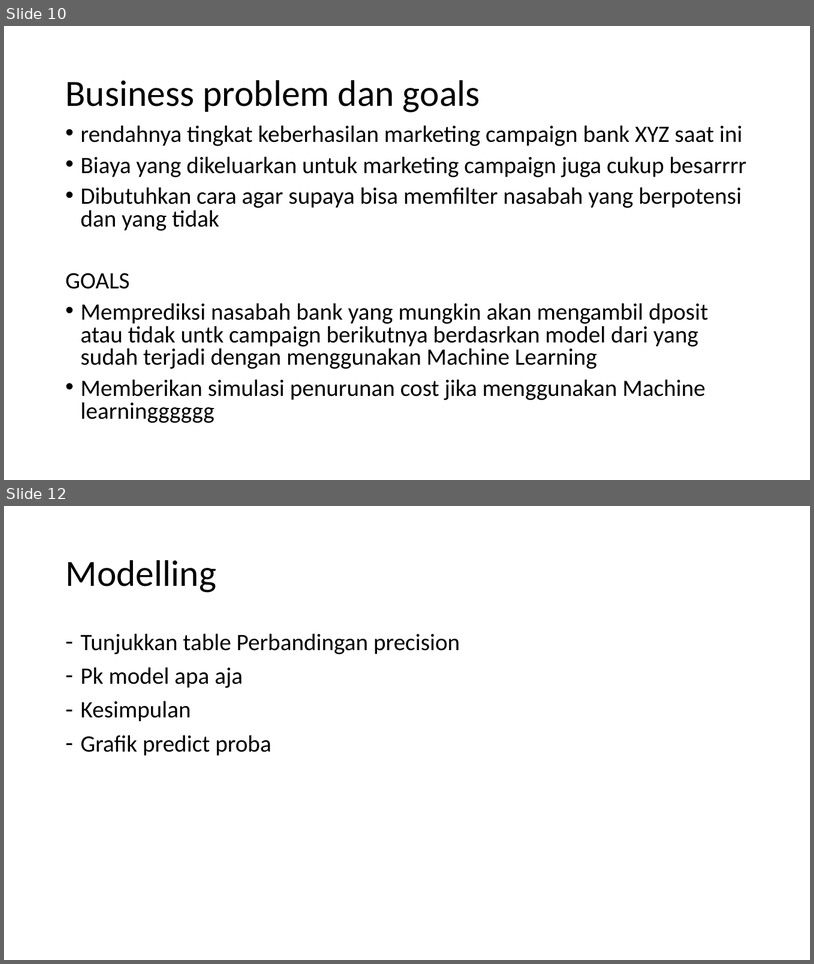
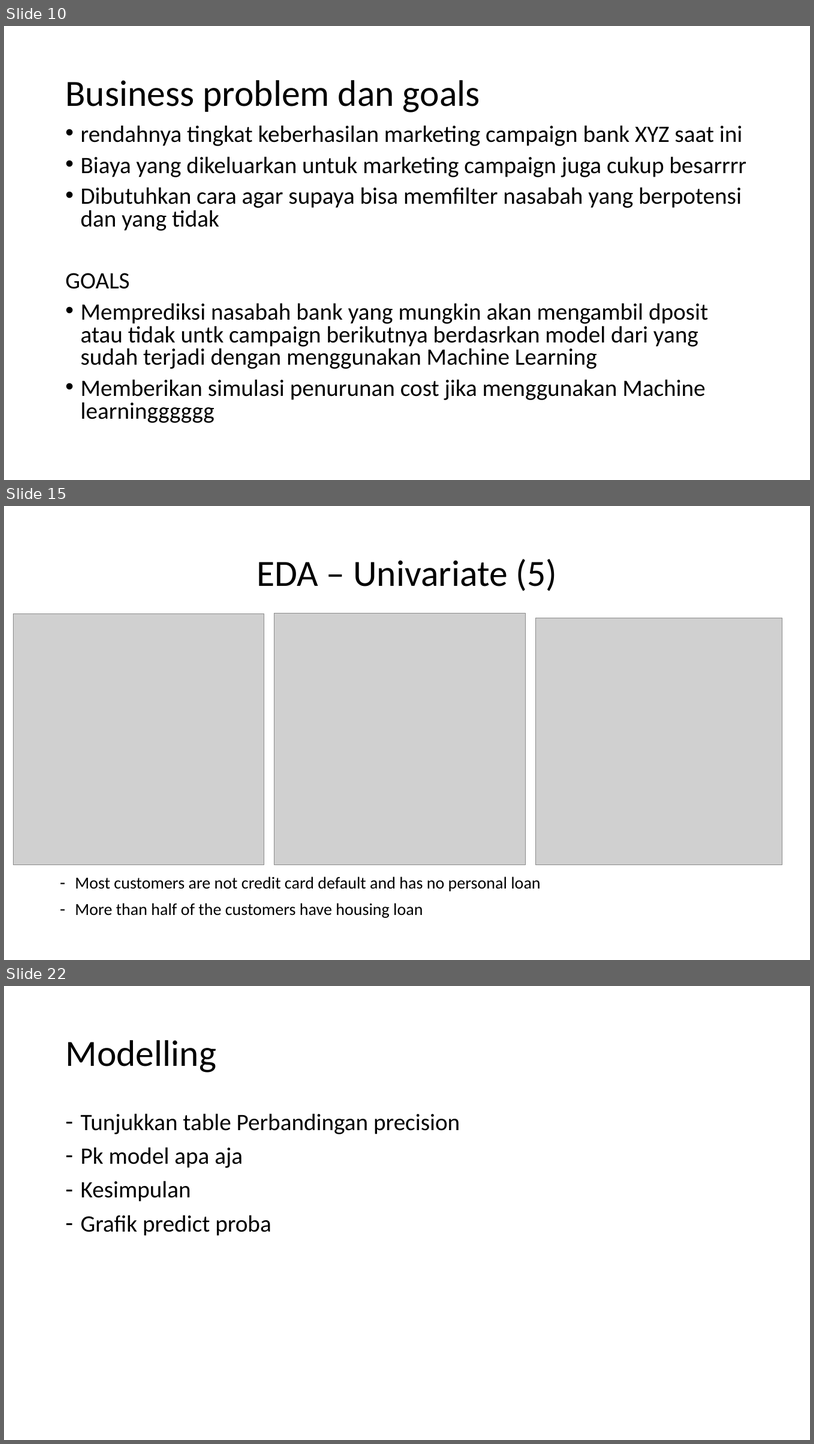
Before and after one commit to abdullahayas123/Tes-Model-Marketing-Scipy, a slide deck: Skenario Kesimpulan.pptx. Shown one above the other, each under a label of ours: slides 10 and 12 before the commit, slides 10, 15 and 22 after it; the slides between them are not shown. The pictures are 814x964 and 814x1444 pixels, drawn with LibreOffice and Linux fonts; fonts in the diff are those of the drawing; grey boxes stand for pictures. Boxes give left, top, right and bottom in pixels: in the first picture for what was removed or moved away, otherwise in the second. Text is boxed around its words. In the diff, an @@ line names an element or a change of style, - is before the commit and + after.

```diff
--- a/Skenario Kesimpulan.pptx
+++ b/Skenario Kesimpulan.pptx
@@ slide 15 added at (x1=4, y1=506, x2=810, y2=960), background #FFFFFF @@
@@ title added at (x1=257, y1=559, x2=558, y2=591), 44 pt, text #000000 @@
+EDA – Univariate (5)
@@ picture added at (x1=13, y1=613, x2=264, y2=865) @@
@@ picture added at (x1=275, y1=613, x2=526, y2=865) @@
@@ picture added at (x1=536, y1=618, x2=783, y2=865) @@
@@ text added at (x1=75, y1=876, x2=540, y2=918), 20 pt, text #000000 @@
+– Most customers are not credit card default and has no personal loan
+– More than half of the customers have housing loan
@@ what was slide 12 is now slide 22 @@
```
Also in this commit, not shown: 10 other slides added, 1 slide removed, 26 other files.
